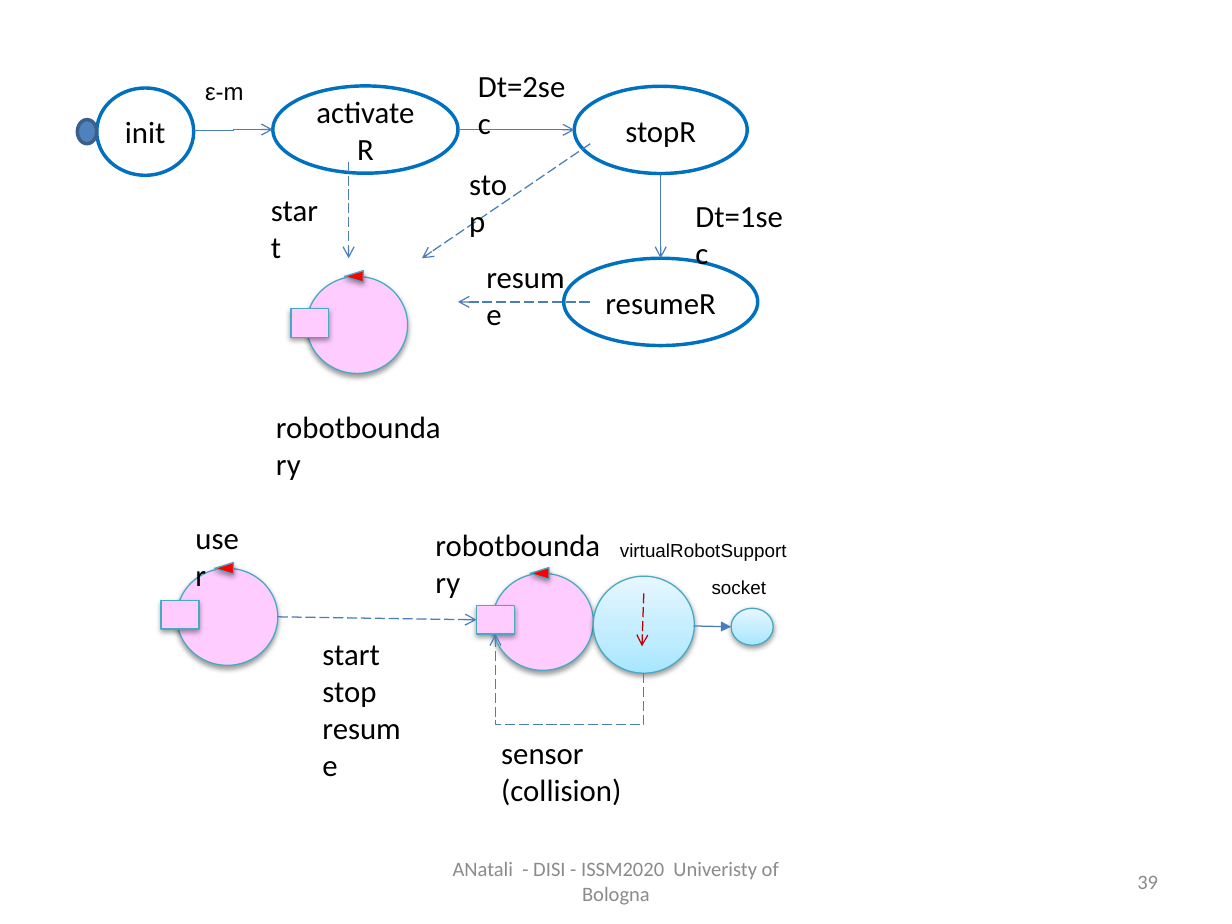
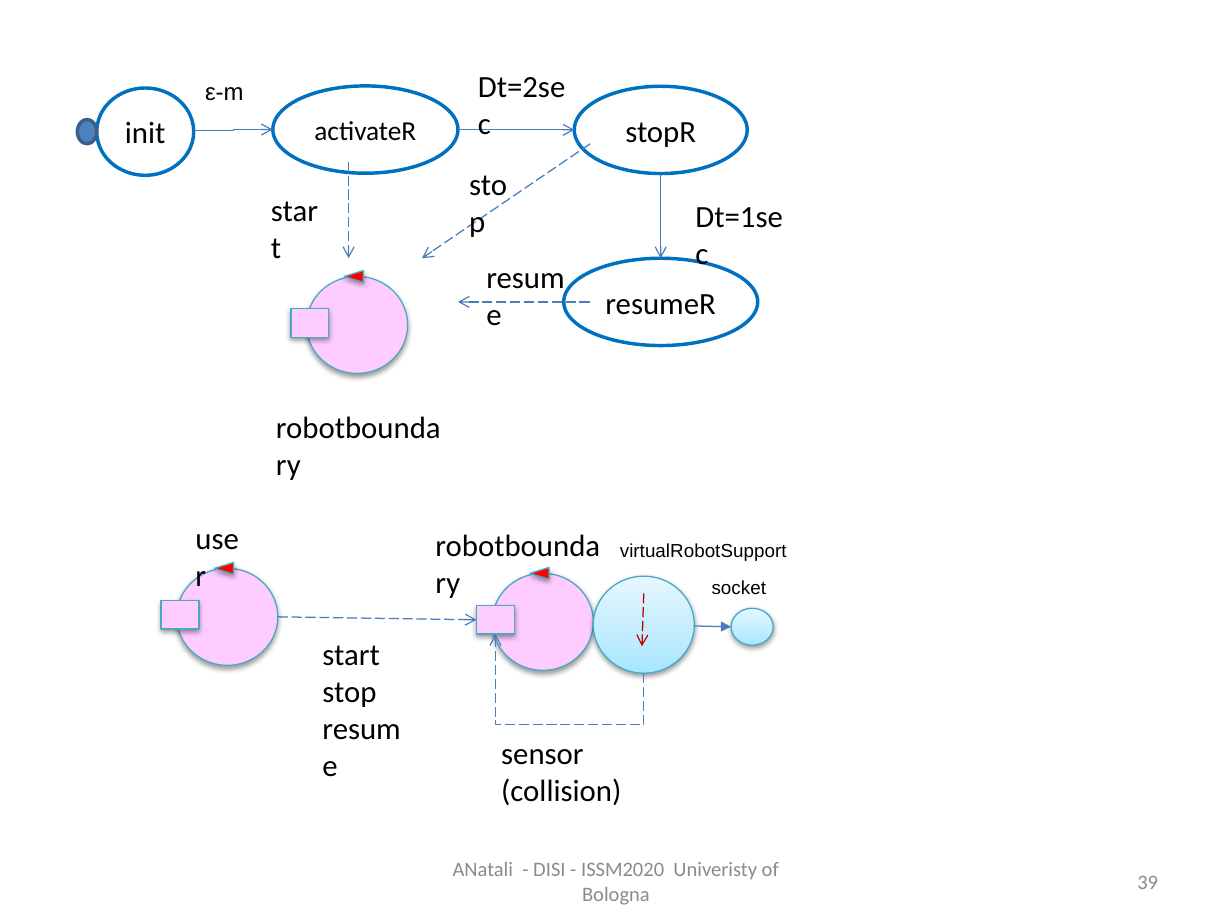
Before and after one commit to anatali/iss2020LabBo, a slide deck: slide 39 of it.unibo.issLabStart/userDocs/ISSM2020.pptx. Drawn at 1232x924 pixels with LibreOffice and Linux fonts; fonts in the diff are those of the drawing. Boxes give left, top, right and bottom in pixels: in the first picture for what was removed or moved away, otherwise in the second. Text is boxed around its words. In the diff, an @@ line names an element or a change of style, - is before the commit and + after.

```diff
--- a/it.unibo.issLabStart/userDocs/ISSM2020.pptx
+++ b/it.unibo.issLabStart/userDocs/ISSM2020.pptx
@@ ellipse "activateR" at (x1=272, y1=86, x2=457, y2=174): size 18 to 16 pt @@
```
Also in this commit, not shown: 3 other slides changed, 1 slide added, 15 other files.
